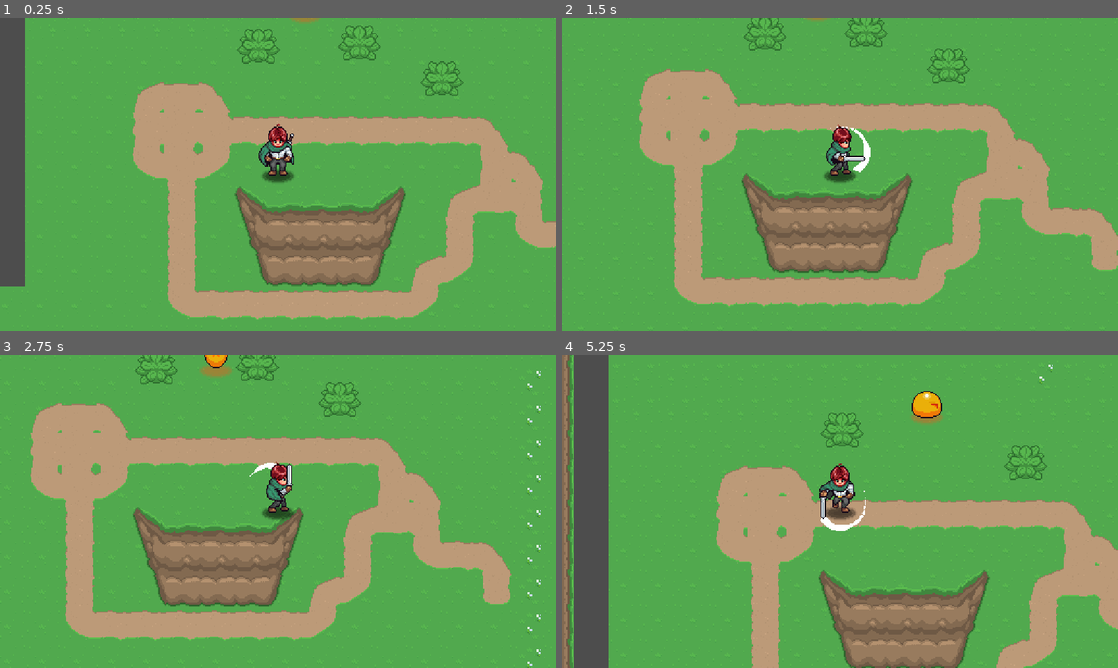
Above: before the commit, frames 1-4 (two rows, left to right).
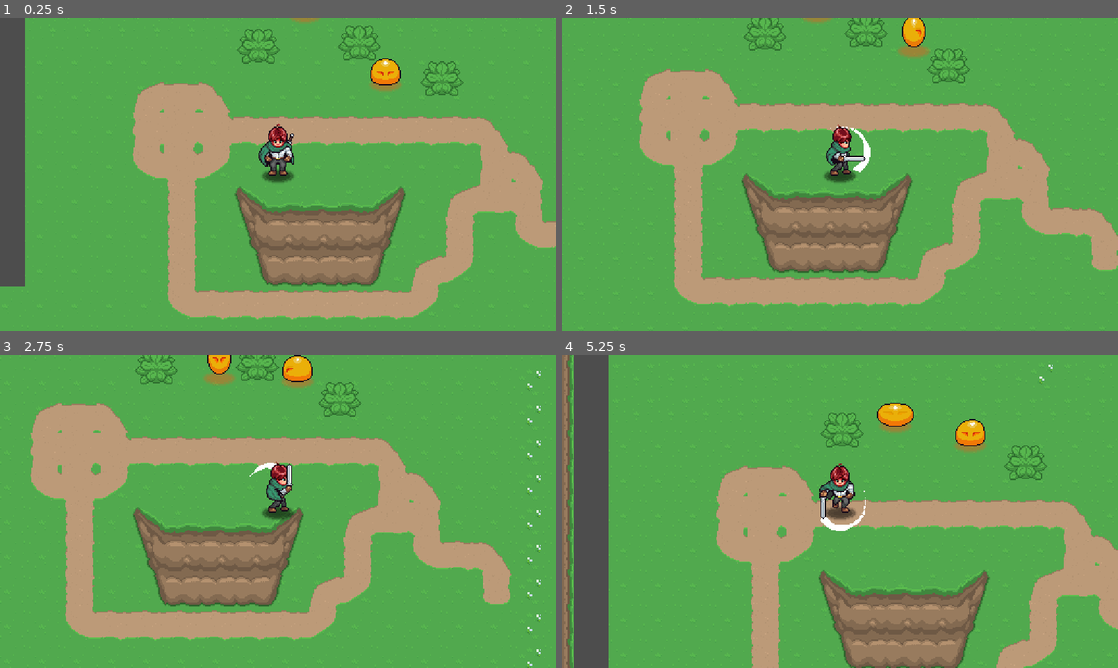
Above: after the commit, the same moments.

Repository: admiralbolt/godot-practice
Game: Godot game, scene res://playground.tscn
The game is run twice, just before and just after one commit, with the same random seed, the same clock (stepped at 60 frames per second) and the same inputs. This scene is started directly instead of the project's main scene.
Inputs:
- Up to frame 1 (0.25 s): no input
- Up to frame 2 (1.5 s): hold D (right) 0.53-1.28 s; hold J (attack) 0.53-1.28 s; hold S (down) from 1.28 s (still down); tap J (attack) at 1.35 s
- Up to frame 3 (2.75 s): release S (down) at 2.03 s; hold D (right) from 2.03 s (still down); hold J (attack) from 2.03 s (still down)
- Up to frame 4 (5.25 s): release D (right) at 2.78 s; release J (attack) at 2.78 s; hold W (up) 2.78-3.53 s; tap J (attack) at 2.85, 4.35 s; hold J (attack) 3.53-4.28 s; hold A (left) 3.53-5.03 s; hold S (down) from 5.03 s (still down); hold J (attack) from 5.03 s (still down)

The runs differ from the first frame. In frame 1, 0.5% of the frame differs, in the area x 66-73%, y 12-24%; in frame 2, 0.5%; in frame 3, 0.9%; in frame 4, 1.5%, in the area x 56-77%, y 11-31%.

Commit message:
Slame takes damage and dies!

Diff:
--- a/michael-aarpg/enemies/enemy.gd
+++ b/michael-aarpg/enemies/enemy.gd
@@ -2,6 +2,7 @@
 
 signal direction_changed(new_direction: Vector2)
 signal enemy_damaged(amount: int)
+signal enemy_destroyed()
 
 @export var health: float = 5.0
 
@@ -12,11 +13,13 @@
 
 @onready var animation_player: AnimationPlayer = $AnimationPlayer
 @onready var sprite: Sprite2D = $Sprite2D
+@onready var hit_box: HitBox = $HitBox
 @onready var state_machine: EnemyStateMachine = $EnemyStateMachine
 
 func _ready() -> void:
   state_machine.initialize(self)
   player = PlayerManager.player
+  hit_box.Damaged.connect(_take_damage)
 
 func _physics_process(_delta: float) -> void:
   move_and_slide()
@@ -39,3 +42,13 @@
 
 func update_animation(state: String) -> void:
   animation_player.play(state + "_" + direction_string)
+
+func _take_damage(amount: float) -> void:
+  if invincible:
+    return
+
+  health -= amount
+  if health > 0:
+    enemy_damaged.emit(amount)
+  else:
+    enemy_destroyed.emit()
--- /dev/null
+++ b/michael-aarpg/enemies/slime/enemy_state_destroy.gd
@@ -0,0 +1,33 @@
+class_name EnemyDestroyStun extends EnemyState
+
+@export var anim_name: String = "destroy"
+@export var knockback_speed: float = 200.0
+@export var decelerate_speed: float = 10.0
+
+func init() -> void:
+  enemy.enemy_destroyed.connect(_on_enemy_destroyed)
+
+func enter() -> void:
+  enemy.invincible = true
+  var direction = enemy.global_position.direction_to(enemy.player.global_position)
+
+  enemy.set_direction(direction)
+  enemy.velocity = direction * -knockback_speed
+  enemy.update_animation(anim_name)
+  enemy.animation_player.animation_finished.connect(_on_animation_finished)
+  enemy.set_collision_layer_value(5, false)
+  enemy.set_collision_layer_value(9, false)
+
+func exit() -> void:
+  enemy.invincible = false
+  enemy.animation_player.animation_finished.disconnect(_on_animation_finished)
+
+func process(delta: float) -> EnemyState:
+  enemy.velocity -= enemy.velocity * decelerate_speed * delta
+  return null
+
+func _on_enemy_destroyed() -> void:
+  state_machine.change_state(self)
+
+func _on_animation_finished(_anim_name: String) -> void:
+  enemy.queue_free()
--- /dev/null
+++ b/michael-aarpg/enemies/slime/enemy_state_stun.gd
@@ -0,0 +1,44 @@
+class_name EnemyStateStun extends EnemyState
+
+@export var anim_name: String = "stun"
+@export var knockback_speed: float = 200.0
+@export var decelerate_speed: float = 10.0
+
+@export_category("AI")
+@export var next_state: EnemyState
+
+var _animation_finished: bool = false
+
+func init() -> void:
+  enemy.enemy_damaged.connect(_on_enemy_damaged)
+
+func enter() -> void:
+  enemy.invincible = true
+  _animation_finished = false
+  var direction = enemy.global_position.direction_to(enemy.player.global_position)
+
+  enemy.set_direction(direction)
+  enemy.velocity = direction * -knockback_speed
+  enemy.update_animation(anim_name)
+  enemy.animation_player.animation_finished.connect(_on_animation_finished)
+
+func exit() -> void:
+  enemy.invincible = false
+  enemy.animation_player.animation_finished.disconnect(_on_animation_finished)
+
+func process(delta: float) -> EnemyState:
+  if _animation_finished:
+    return next_state
+
+  enemy.velocity -= enemy.velocity * decelerate_speed * delta
+  return null
+
+
+func physics(_delta: float) -> EnemyState:
+  return null
+
+func _on_enemy_damaged(_amount: float) -> void:
+  state_machine.change_state(self)
+
+func _on_animation_finished(_anim_name: String) -> void:
+  _animation_finished = true
--- a/michael-aarpg/enemies/slime/slime.tscn
+++ b/michael-aarpg/enemies/slime/slime.tscn
@@ -4,8 +4,18 @@
 [ext_resource type="Texture2D" uid="uid://c55jyayhmcnan" path="res://assets/Slime.png" id="1_sv735"]
 [ext_resource type="Texture2D" uid="uid://doiv0vmdmg8ib" path="res://assets/Shadow.png" id="2_j284o"]
 [ext_resource type="Script" uid="uid://d2afbw470k2ak" path="res://enemies/enemy_state_machine.gd" id="4_57eei"]
+[ext_resource type="PackedScene" uid="uid://cuh4xafionjdp" path="res://general/hitboxes/HitBox.tscn" id="4_v3fw7"]
+[ext_resource type="AudioStream" uid="uid://b6x0jpxprs6eg" path="res://assets/hit_01.wav" id="5_5ctnu"]
 [ext_resource type="Script" uid="uid://cbhdytps48e8a" path="res://enemies/states/enemy_state_idle.gd" id="5_u2l51"]
 [ext_resource type="Script" uid="uid://ce57lwfqmtufv" path="res://enemies/states/enemy_state_wander.gd" id="6_2ui2u"]
+[ext_resource type="AudioStream" uid="uid://b5hg2b6qqntfj" path="res://assets/hit_00.wav" id="6_knvw0"]
+[ext_resource type="PackedScene" uid="uid://dg7q1f5oayegc" path="res://general/hurtboxes/HurtBox.tscn" id="7_bkm6f"]
+[ext_resource type="Texture2D" uid="uid://bm28edfrdasu3" path="res://assets/DestroySmoke.png" id="9_kag0e"]
+[ext_resource type="Script" uid="uid://b2y52s7cn7kmx" path="res://enemies/slime/enemy_state_stun.gd" id="11_0oddt"]
+[ext_resource type="Script" uid="uid://71y3ydu1dw7t" path="res://enemies/slime/enemy_state_destroy.gd" id="12_0oddt"]
+
+[sub_resource type="CircleShape2D" id="CircleShape2D_5ctnu"]
+radius = 13.0
 
 [sub_resource type="CapsuleShape2D" id="CapsuleShape2D_j284o"]
 radius = 6.0
@@ -36,6 +46,255 @@
 "transitions": PackedFloat32Array(1),
 "update": 0,
 "values": [Vector2(0, -23)]
+}
+tracks/2/type = "value"
+tracks/2/imported = false
+tracks/2/enabled = true
+tracks/2/path = NodePath("Sprite2D:modulate")
+tracks/2/interp = 1
+tracks/2/loop_wrap = true
+tracks/2/keys = {
+"times": PackedFloat32Array(0),
+"transitions": PackedFloat32Array(1),
+"update": 0,
+"values": [Color(1, 1, 1, 1)]
+}
+
+[sub_resource type="Animation" id="Animation_klbxu"]
+resource_name = "destroy_down"
+tracks/0/type = "value"
+tracks/0/imported = false
+tracks/0/enabled = true
+tracks/0/path = NodePath("Sprite2D:frame")
+tracks/0/interp = 1
+tracks/0/loop_wrap = true
+tracks/0/keys = {
+"times": PackedFloat32Array(0, 0.05, 0.1, 0.15, 0.2, 0.24),
+"transitions": PackedFloat32Array(1, 1, 1, 1, 1, 1),
+"update": 1,
+"values": [18, 19, 20, 11, 9, 18]
+}
+tracks/1/type = "value"
+tracks/1/imported = false
+tracks/1/enabled = true
+tracks/1/path = NodePath("Sprite2D:position")
+tracks/1/interp = 1
+tracks/1/loop_wrap = true
+tracks/1/keys = {
+"times": PackedFloat32Array(0.1, 0.24031715),
+"transitions": PackedFloat32Array(1, 1),
+"update": 0,
+"values": [Vector2(0, -26), Vector2(0, -23)]
+}
+tracks/2/type = "value"
+tracks/2/imported = false
+tracks/2/enabled = true
+tracks/2/path = NodePath("Sprite2D:modulate")
+tracks/2/interp = 1
+tracks/2/loop_wrap = true
+tracks/2/keys = {
+"times": PackedFloat32Array(0.00021080452, 0.19942106, 0.24216102, 0.3392648),
+"transitions": PackedFloat32Array(1, 1, 1, 1),
+"update": 0,
+"values": [Color(1, 0.18431373, 0.14509805, 1), Color(1, 1, 1, 1), Color(1, 1, 1, 1), Color(1, 1, 1, 0)]
+}
+tracks/3/type = "audio"
+tracks/3/imported = false
+tracks/3/enabled = true
+tracks/3/path = NodePath("AudioStreamPlayer2D")
+tracks/3/interp = 1
+tracks/3/loop_wrap = true
+tracks/3/keys = {
+"clips": [{
+"end_offset": 0.0,
+"start_offset": 0.0,
+"stream": ExtResource("5_5ctnu")
+}],
+"times": PackedFloat32Array(0.0012648271)
+}
+tracks/3/use_blend = true
+tracks/4/type = "audio"
+tracks/4/imported = false
+tracks/4/enabled = true
+tracks/4/path = NodePath("AudioStreamPlayer2D")
+tracks/4/interp = 1
+tracks/4/loop_wrap = true
+tracks/4/keys = {
+"clips": [{
+"end_offset": 0.0,
+"start_offset": 0.0,
+"stream": ExtResource("6_knvw0")
+}],
+"times": PackedFloat32Array(0.056854695)
+}
+tracks/4/use_blend = true
+tracks/5/type = "animation"
+tracks/5/imported = false
+tracks/5/enabled = true
+tracks/5/path = NodePath("DestroyEffectSprite/AnimationPlayer")
+tracks/5/interp = 1
+tracks/5/loop_wrap = true
+tracks/5/keys = {
+"clips": PackedStringArray("destroy"),
+"times": PackedFloat32Array(0.00076026906)
+}
+
+[sub_resource type="Animation" id="Animation_mwtj1"]
+resource_name = "destroy_side"
+tracks/0/type = "value"
+tracks/0/imported = false
+tracks/0/enabled = true
+tracks/0/path = NodePath("Sprite2D:frame")
+tracks/0/interp = 1
+tracks/0/loop_wrap = true
+tracks/0/keys = {
+"times": PackedFloat32Array(0, 0.05, 0.1, 0.15, 0.2, 0.24),
+"transitions": PackedFloat32Array(1, 1, 1, 1, 1, 1),
+"update": 1,
+"values": [24, 25, 26, 17, 15, 24]
+}
+tracks/1/type = "value"
+tracks/1/imported = false
+tracks/1/enabled = true
+tracks/1/path = NodePath("Sprite2D:position")
+tracks/1/interp = 1
+tracks/1/loop_wrap = true
+tracks/1/keys = {
+"times": PackedFloat32Array(0.1, 0.24031715),
+"transitions": PackedFloat32Array(1, 1),
+"update": 0,
+"values": [Vector2(0, -26), Vector2(0, -23)]
+}
+tracks/2/type = "value"
+tracks/2/imported = false
+tracks/2/enabled = true
+tracks/2/path = NodePath("Sprite2D:modulate")
+tracks/2/interp = 1
+tracks/2/loop_wrap = true
+tracks/2/keys = {
+"times": PackedFloat32Array(0.00021080452, 0.19942106, 0.24216102, 0.3392648),
+"transitions": PackedFloat32Array(1, 1, 1, 1),
+"update": 0,
+"values": [Color(1, 0.18431373, 0.14509805, 1), Color(1, 1, 1, 1), Color(1, 1, 1, 1), Color(1, 1, 1, 0)]
+}
+tracks/3/type = "audio"
+tracks/3/imported = false
+tracks/3/enabled = true
+tracks/3/path = NodePath("AudioStreamPlayer2D")
+tracks/3/interp = 1
+tracks/3/loop_wrap = true
+tracks/3/keys = {
+"clips": [{
+"end_offset": 0.0,
+"start_offset": 0.0,
+"stream": ExtResource("5_5ctnu")
+}],
+"times": PackedFloat32Array(0.0012648271)
+}
+tracks/3/use_blend = true
+tracks/4/type = "audio"
+tracks/4/imported = false
+tracks/4/enabled = true
+tracks/4/path = NodePath("AudioStreamPlayer2D")
+tracks/4/interp = 1
+tracks/4/loop_wrap = true
+tracks/4/keys = {
+"clips": [{
+"end_offset": 0.0,
+"start_offset": 0.0,
+"stream": ExtResource("6_knvw0")
+}],
+"times": PackedFloat32Array(0.056854695)
+}
+tracks/4/use_blend = true
+tracks/5/type = "animation"
+tracks/5/imported = false
+tracks/5/enabled = true
+tracks/5/path = NodePath("DestroyEffectSprite/AnimationPlayer")
+tracks/5/interp = 1
+tracks/5/loop_wrap = true
+tracks/5/keys = {
+"clips": PackedStringArray("destroy"),
+"times": PackedFloat32Array(0.00076026906)
+}
+
+[sub_resource type="Animation" id="Animation_im24l"]
+resource_name = "destroy_up"
+tracks/0/type = "value"
+tracks/0/imported = false
+tracks/0/enabled = true
+tracks/0/path = NodePath("Sprite2D:frame")
+tracks/0/interp = 1
+tracks/0/loop_wrap = true
+tracks/0/keys = {
+"times": PackedFloat32Array(0, 0.05, 0.1, 0.15, 0.2, 0.24),
+"transitions": PackedFloat32Array(1, 1, 1, 1, 1, 1),
+"update": 1,
+"values": [21, 22, 23, 14, 12, 21]
+}
+tracks/1/type = "value"
+tracks/1/imported = false
+tracks/1/enabled = true
+tracks/1/path = NodePath("Sprite2D:position")
+tracks/1/interp = 1
+tracks/1/loop_wrap = true
+tracks/1/keys = {
+"times": PackedFloat32Array(0.1, 0.24031715),
+"transitions": PackedFloat32Array(1, 1),
+"update": 0,
+"values": [Vector2(0, -26), Vector2(0, -23)]
+}
+tracks/2/type = "value"
+tracks/2/imported = false
+tracks/2/enabled = true
+tracks/2/path = NodePath("Sprite2D:modulate")
+tracks/2/interp = 1
+tracks/2/loop_wrap = true
+tracks/2/keys = {
+"times": PackedFloat32Array(0.00021080452, 0.19942106, 0.24216102, 0.3392648),
+"transitions": PackedFloat32Array(1, 1, 1, 1),
+"update": 0,
+"values": [Color(1, 0.18431373, 0.14509805, 1), Color(1, 1, 1, 1), Color(1, 1, 1, 1), Color(1, 1, 1, 0)]
+}
+tracks/3/type = "audio"
+tracks/3/imported = false
+tracks/3/enabled = true
+tracks/3/path = NodePath("AudioStreamPlayer2D")
+tracks/3/interp = 1
+tracks/3/loop_wrap = true
+tracks/3/keys = {
+"clips": [{
+"end_offset": 0.0,
+"start_offset": 0.0,
+"stream": ExtResource("5_5ctnu")
+}],
+"times": PackedFloat32Array(0.0012648271)
+}
+tracks/3/use_blend = true
+tracks/4/type = "audio"
+tracks/4/imported = false
+tracks/4/enabled = true
+tracks/4/path = NodePath("AudioStreamPlayer2D")
+tracks/4/interp = 1
+tracks/4/loop_wrap = true
+tracks/4/keys = {
+"clips": [{
+"end_offset": 0.0,
+"start_offset": 0.0,
+"stream": ExtResource("6_knvw0")
+}],
+"times": PackedFloat32Array(0.056854695)
+}
+tracks/4/use_blend = true
+tracks/5/type = "animation"
+tracks/5/imported = false
+tracks/5/enabled = true
+tracks/5/path = NodePath("DestroyEffectSprite/AnimationPlayer")
+tracks/5/interp = 1
+tracks/5/loop_wrap = true
+tracks/5/keys = {
+"clips": PackedStringArray("destroy"),
+"times": PackedFloat32Array(0.00076026906)
 }
 
 [sub_resource type="Animation" id="Animation_6326o"]
@@ -125,6 +384,171 @@
 "values": []
 }
 
+[sub_resource type="Animation" id="Animation_kag0e"]
+resource_name = "stun_down"
+length = 0.3
+tracks/0/type = "value"
+tracks/0/imported = false
+tracks/0/enabled = true
+tracks/0/path = NodePath("Sprite2D:frame")
+tracks/0/interp = 1
+tracks/0/loop_wrap = true
+tracks/0/keys = {
+"times": PackedFloat32Array(0, 0.05, 0.1, 0.15, 0.2, 0.24),
+"transitions": PackedFloat32Array(1, 1, 1, 1, 1, 1),
+"update": 1,
+"values": [18, 19, 20, 11, 9, 18]
+}
+tracks/1/type = "value"
+tracks/1/imported = false
+tracks/1/enabled = true
+tracks/1/path = NodePath("Sprite2D:position")
+tracks/1/interp = 1
+tracks/1/loop_wrap = true
+tracks/1/keys = {
+"times": PackedFloat32Array(0.1, 0.24031715),
+"transitions": PackedFloat32Array(1, 1),
+"update": 0,
+"values": [Vector2(0, -26), Vector2(0, -23)]
+}
+tracks/2/type = "value"
+tracks/2/imported = false
+tracks/2/enabled = true
+tracks/2/path = NodePath("Sprite2D:modulate")
+tracks/2/interp = 1
+tracks/2/loop_wrap = true
+tracks/2/keys = {
+"times": PackedFloat32Array(0.00021080452, 0.19942106),
+"transitions": PackedFloat32Array(1, 1),
+"update": 0,
+"values": [Color(1, 0.18431373, 0.14509805, 1), Color(1, 1, 1, 1)]
+}
+tracks/3/type = "audio"
+tracks/3/imported = false
+tracks/3/enabled = true
+tracks/3/path = NodePath("AudioStreamPlayer2D")
+tracks/3/interp = 1
+tracks/3/loop_wrap = true
+tracks/3/keys = {
+"clips": [{
+"end_offset": 0.0,
+"start_offset": 0.0,
+"stream": ExtResource("5_5ctnu")
+}],
+"times": PackedFloat32Array(0.0012648271)
+}
+tracks/3/use_blend = true
+
+[sub_resource type="Animation" id="Animation_yuirh"]
+resource_name = "stun_side"
+length = 0.3
+tracks/0/type = "value"
+tracks/0/imported = false
+tracks/0/enabled = true
+tracks/0/path = NodePath("Sprite2D:frame")
+tracks/0/interp = 1
+tracks/0/loop_wrap = true
+tracks/0/keys = {
+"times": PackedFloat32Array(0, 0.05, 0.1, 0.15, 0.2, 0.24),
+"transitions": PackedFloat32Array(1, 1, 1, 1, 1, 1),
+"update": 1,
+"values": [24, 25, 26, 17, 15, 24]
+}
+tracks/1/type = "value"
+tracks/1/imported = false
+tracks/1/enabled = true
+tracks/1/path = NodePath("Sprite2D:position")
+tracks/1/interp = 1
+tracks/1/loop_wrap = true
+tracks/1/keys = {
+"times": PackedFloat32Array(0.1, 0.24031715),
+"transitions": PackedFloat32Array(1, 1),
+"update": 0,
+"values": [Vector2(0, -26), Vector2(0, -23)]
+}
+tracks/2/type = "value"
+tracks/2/imported = false
+tracks/2/enabled = true
+tracks/2/path = NodePath("Sprite2D:modulate")
+tracks/2/interp = 1
+tracks/2/loop_wrap = true
+tracks/2/keys = {
+"times": PackedFloat32Array(0.00021080452, 0.19942106),
+"transitions": PackedFloat32Array(1, 1),
+"update": 0,
+"values": [Color(1, 0.18431373, 0.14509805, 1), Color(1, 1, 1, 1)]
+}
+tracks/3/type = "audio"
+tracks/3/imported = false
+tracks/3/enabled = true
+tracks/3/path = NodePath("AudioStreamPlayer2D")
+tracks/3/interp = 1
+tracks/3/loop_wrap = true
+tracks/3/keys = {
+"clips": [{
+"end_offset": 0.0,
+"start_offset": 0.0,
+"stream": ExtResource("5_5ctnu")
+}],
+"times": PackedFloat32Array(0.0012648271)
+}
+tracks/3/use_blend = true
+
+[sub_resource type="Animation" id="Animation_knvw0"]
+resource_name = "stun_up"
+length = 0.3
+tracks/0/type = "value"
+tracks/0/imported = false
+tracks/0/enabled = true
+tracks/0/path = NodePath("Sprite2D:frame")
+tracks/0/interp = 1
+tracks/0/loop_wrap = true
+tracks/0/keys = {
+"times": PackedFloat32Array(0, 0.05, 0.1, 0.15, 0.2, 0.24),
+"transitions": PackedFloat32Array(1, 1, 1, 1, 1, 1),
+"update": 1,
+"values": [21, 22, 23, 14, 12, 21]
+}
+tracks/1/type = "value"
+tracks/1/imported = false
+tracks/1/enabled = true
+tracks/1/path = NodePath("Sprite2D:position")
+tracks/1/interp = 1
+tracks/1/loop_wrap = true
+tracks/1/keys = {
+"times": PackedFloat32Array(0.1, 0.24031715),
+"transitions": PackedFloat32Array(1, 1),
+"update": 0,
+"values": [Vector2(0, -26), Vector2(0, -23)]
+}
+tracks/2/type = "value"
+tracks/2/imported = false
+tracks/2/enabled = true
+tracks/2/path = NodePath("Sprite2D:modulate")
+tracks/2/interp = 1
+tracks/2/loop_wrap = true
+tracks/2/keys = {
+"times": PackedFloat32Array(0.00021080452, 0.19942106),
+"transitions": PackedFloat32Array(1, 1),
+"update": 0,
+"values": [Color(1, 0.18431373, 0.14509805, 1), Color(1, 1, 1, 1)]
+}
+tracks/3/type = "audio"
+tracks/3/imported = false
+tracks/3/enabled = true
+tracks/3/path = NodePath("AudioStreamPlayer2D")
+tracks/3/interp = 1
+tracks/3/loop_wrap = true
+tracks/3/keys = {
+"clips": [{
+"end_offset": 0.0,
+"start_offset": 0.0,
+"stream": ExtResource("5_5ctnu")
+}],
+"times": PackedFloat32Array(0.0012648271)
+}
+tracks/3/use_blend = true
+
 [sub_resource type="Animation" id="Animation_2ui2u"]
 resource_name = "walk_down"
 length = 0.7
@@ -215,12 +639,78 @@
 [sub_resource type="AnimationLibrary" id="AnimationLibrary_57eei"]
 _data = {
 &"RESET": SubResource("Animation_j284o"),
+&"destroy_down": SubResource("Animation_klbxu"),
+&"destroy_side": SubResource("Animation_mwtj1"),
+&"destroy_up": SubResource("Animation_im24l"),
 &"idle_down": SubResource("Animation_6326o"),
 &"idle_side": SubResource("Animation_57eei"),
 &"idle_up": SubResource("Animation_u2l51"),
+&"stun_down": SubResource("Animation_kag0e"),
+&"stun_side": SubResource("Animation_yuirh"),
+&"stun_up": SubResource("Animation_knvw0"),
 &"walk_down": SubResource("Animation_2ui2u"),
 &"walk_side": SubResource("Animation_5ctnu"),
 &"walk_up": SubResource("Animation_bkm6f")
+}
+
+[sub_resource type="Animation" id="Animation_v3fw7"]
+length = 0.001
+tracks/0/type = "value"
+tracks/0/imported = false
+tracks/0/enabled = true
+tracks/0/path = NodePath(".:frame")
+tracks/0/interp = 1
+tracks/0/loop_wrap = true
+tracks/0/keys = {
+"times": PackedFloat32Array(0),
+"transitions": PackedFloat32Array(1),
+"update": 1,
+"values": [0]
+}
+tracks/1/type = "value"
+tracks/1/imported = false
+tracks/1/enabled = true
+tracks/1/path = NodePath(".:visible")
+tracks/1/interp = 1
+tracks/1/loop_wrap = true
+tracks/1/keys = {
+"times": PackedFloat32Array(0),
+"transitions": PackedFloat32Array(1),
+"update": 1,
+"values": [false]
+}
+
+[sub_resource type="Animation" id="Animation_0oddt"]
+resource_name = "destroy"
+tracks/0/type = "value"
+tracks/0/imported = false
+tracks/0/enabled = true
+tracks/0/path = NodePath(".:frame")
+tracks/0/interp = 1
+tracks/0/loop_wrap = true
+tracks/0/keys = {
+"times": PackedFloat32Array(0, 0.1, 0.2, 0.3, 0.4, 0.5),
+"transitions": PackedFloat32Array(1, 1, 1, 1, 1, 1),
+"update": 1,
+"values": [0, 1, 2, 3, 4, 5]
+}
+tracks/1/type = "value"
+tracks/1/imported = false
+tracks/1/enabled = true
+tracks/1/path = NodePath(".:visible")
+tracks/1/interp = 1
+tracks/1/loop_wrap = true
+tracks/1/keys = {
+"times": PackedFloat32Array(0.0010528647, 0.60018903),
+"transitions": PackedFloat32Array(1, 1),
+"update": 1,
+"values": [true, false]
+}
+
+[sub_resource type="AnimationLibrary" id="AnimationLibrary_klbxu"]
+_data = {
+&"RESET": SubResource("Animation_v3fw7"),
+&"destroy": SubResource("Animation_0oddt")
 }
 
 [node name="Slime" type="CharacterBody2D" unique_id=601651984]
@@ -231,6 +721,20 @@
 [node name="Shadow" type="Sprite2D" parent="." unique_id=1230866101]
 modulate = Color(0.8784314, 0.38039216, 0.13333334, 0.5137255)
 texture = ExtResource("2_j284o")
+
+[node name="HurtBox" parent="." unique_id=540563036 instance=ExtResource("7_bkm6f")]
+
+[node name="CollisionShape2D" type="CollisionShape2D" parent="HurtBox" unique_id=1655307199]
+position = Vector2(0, -11)
+shape = SubResource("CircleShape2D_5ctnu")
+debug_color = Color(0.7372549, 0.16078432, 0.25490198, 0.7137255)
+
+[node name="HitBox" parent="." unique_id=1473301795 instance=ExtResource("4_v3fw7")]
+
+[node name="CollisionShape2D" type="CollisionShape2D" parent="HitBox" unique_id=443614313]
+position = Vector2(0, -11)
+shape = SubResource("CircleShape2D_5ctnu")
+debug_color = Color(0.7372549, 0.68235296, 0.35686275, 0.7137255)
 
 [node name="Sprite2D" type="Sprite2D" parent="." unique_id=1628787144]
 position = Vector2(0, -23)
@@ -256,4 +760,25 @@
 
 [node name="EnemyStateWander" type="Node" parent="EnemyStateMachine" unique_id=232893056 node_paths=PackedStringArray("next_state")]
 script = ExtResource("6_2ui2u")
+wander_speed = 40.0
 next_state = NodePath("../EnemyStateIdle")
+
+[node name="EnemyStateStun" type="Node" parent="EnemyStateMachine" unique_id=788249503 node_paths=PackedStringArray("next_state")]
+script = ExtResource("11_0oddt")
+next_state = NodePath("../EnemyStateIdle")
+
+[node name="EnemyStateDestroy" type="Node" parent="EnemyStateMachine" unique_id=1221033830]
+script = ExtResource("12_0oddt")
+
+[node name="AudioStreamPlayer2D" type="AudioStreamPlayer2D" parent="." unique_id=1294942165]
+volume_db = -15.307
+max_polyphony = 4
+
+[node name="DestroyEffectSprite" type="Sprite2D" parent="." unique_id=798581805]
+visible = false
+position = Vector2(0, -17)
+texture = ExtResource("9_kag0e")
+hframes = 6
+
+[node name="AnimationPlayer" type="AnimationPlayer" parent="DestroyEffectSprite" unique_id=1747014899]
+libraries/ = SubResource("AnimationLibrary_klbxu")
--- a/michael-aarpg/general/hitboxes/hit_box.gd
+++ b/michael-aarpg/general/hitboxes/hit_box.gd
@@ -1,6 +1,6 @@
 class_name HitBox extends Area2D
 
-signal Damaged(amount: int)
+signal Damaged(amount: float)
 
 # Called when the node enters the scene tree for the first time.
 func _ready() -> void:
--- a/michael-aarpg/playground.tscn
+++ b/michael-aarpg/playground.tscn
@@ -26,3 +26,6 @@
 
 [node name="Slime" parent="." unique_id=601651984 instance=ExtResource("4_is3ju")]
 position = Vector2(194, -25)
+
+[node name="Slime2" parent="." unique_id=2036647341 instance=ExtResource("4_is3ju")]
+position = Vector2(268, 38)
Not shown, added: michael-aarpg/enemies/slime/enemy_state_destroy.gd.uid
Not shown, added: michael-aarpg/enemies/slime/enemy_state_stun.gd.uid
